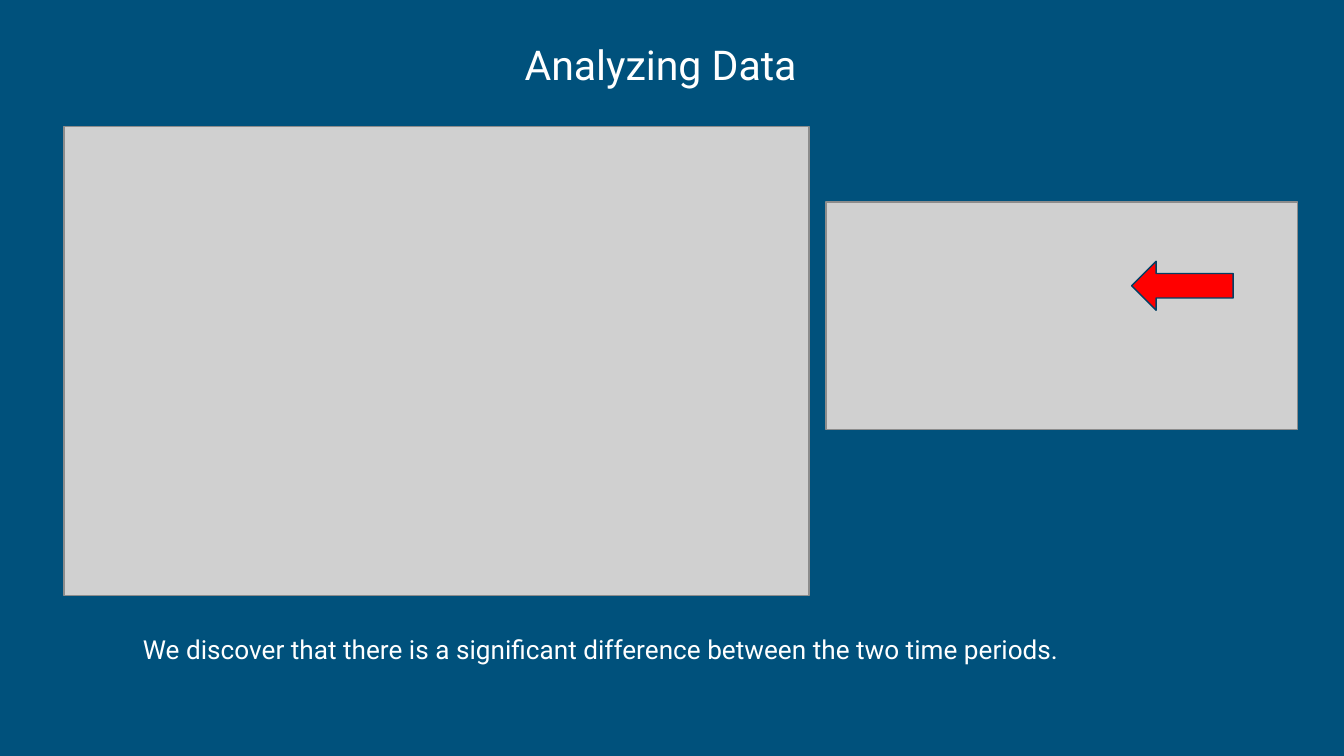
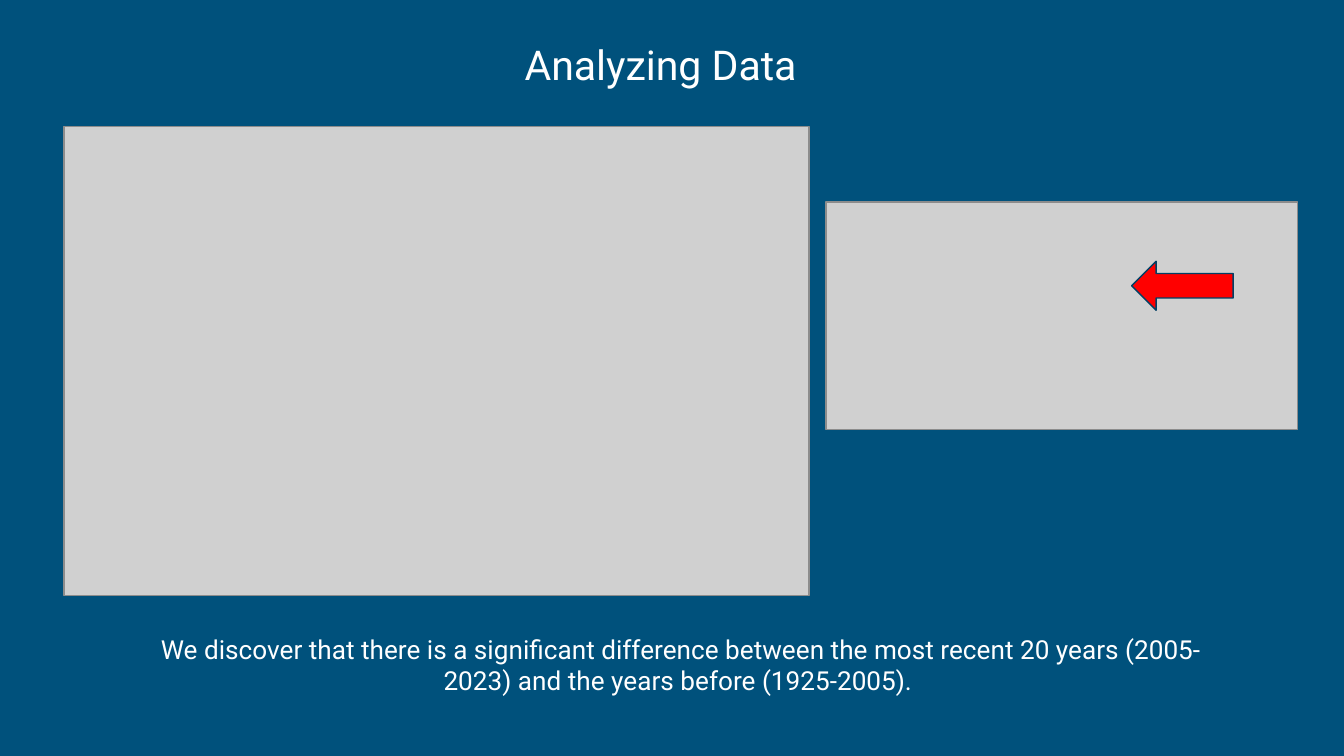
Before and after one commit to Foxxenn/Analysis_of_Congress_Healthcare, a slide deck: slide 8 of Analysis of Healthcare and Congress.pptx. Drawn at 1344x756 pixels with LibreOffice and Linux fonts; fonts in the diff are those of the drawing; grey boxes stand for pictures. Boxes give left, top, right and bottom in pixels: in the first picture for what was removed or moved away, otherwise in the second. Text is boxed around its words. In the diff, an @@ line names an element or a change of style, - is before the commit and + after.

```diff
--- a/Analysis of Healthcare and Congress.pptx
+++ b/Analysis of Healthcare and Congress.pptx
@@ text at bbox=[161, 638, 1200, 696]: text changed @@
-We discover that there is a significant difference between the two time periods.
+We discover that there is a significant difference between the most recent 20 years (2005-2023) and the years before (1925-2005).
```
Also in this commit, not shown: 11 other slides changed, 1 slide added.
